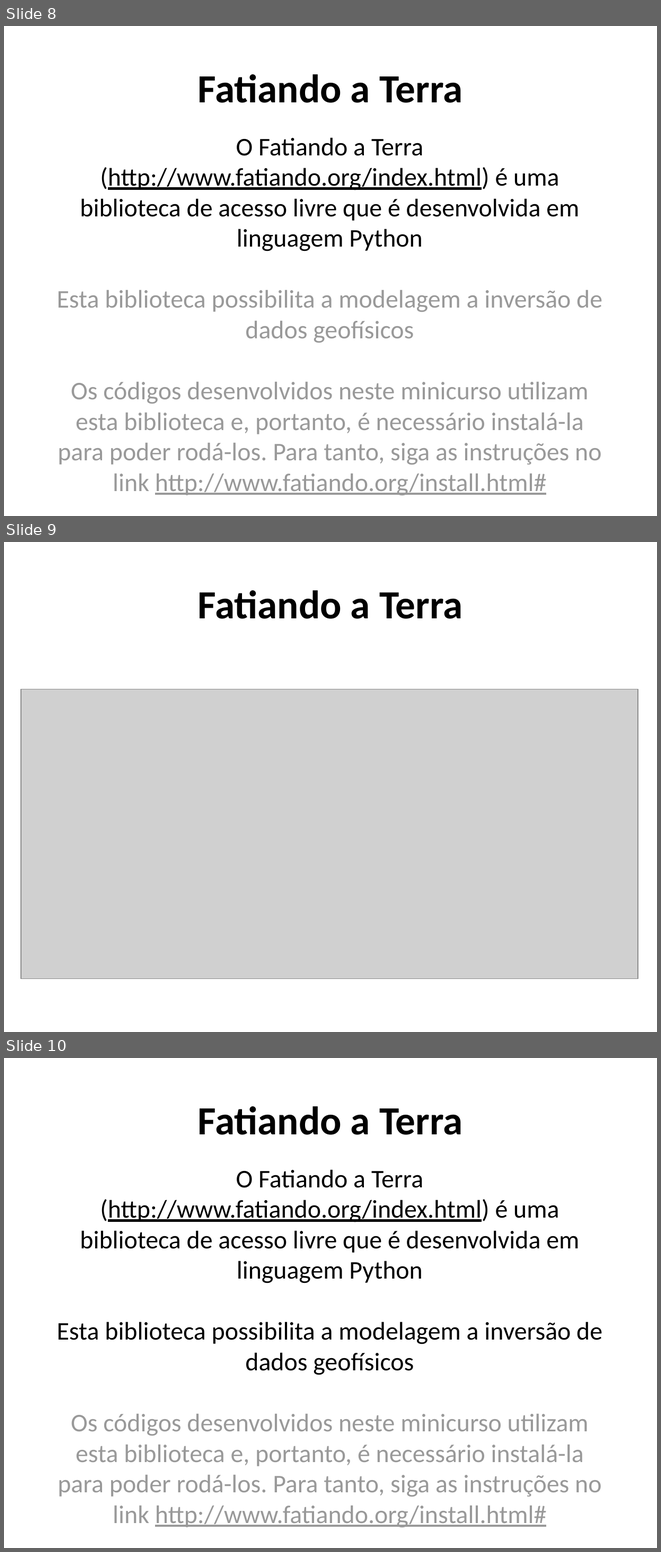
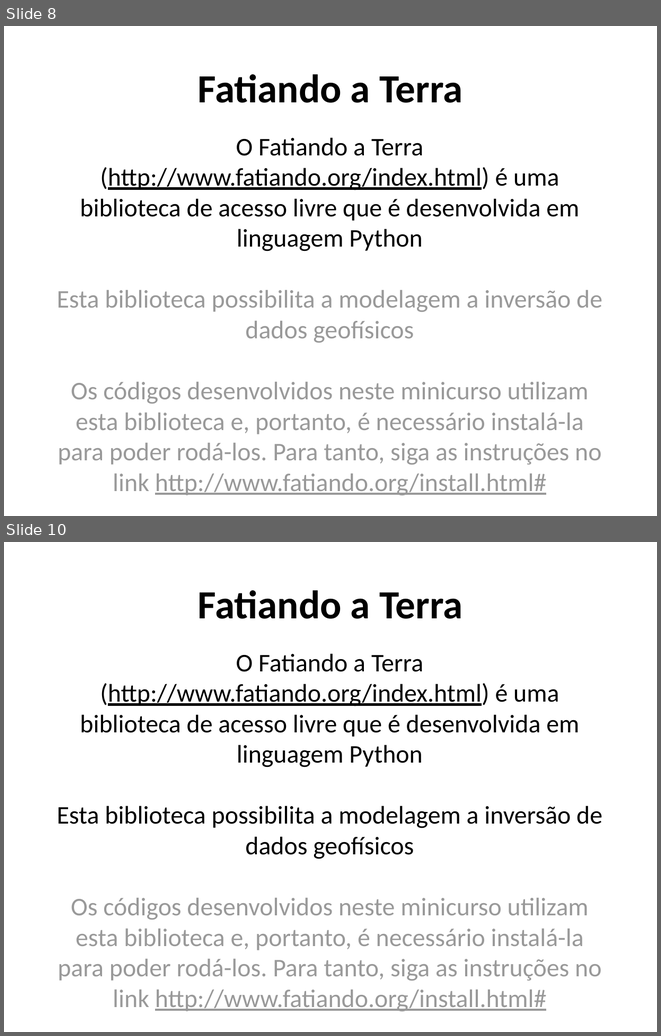
Before and after one commit to pinga-lab/CE-VII-SimBGf-2016, a slide deck: slides/1_apresentacao.pptx. Shown one above the other, each under a label of ours: slides 8, 9 and 10 before the commit, slides 8 and 10 after it; the slides between them are not shown. The pictures are 661x1552 and 661x1036 pixels, drawn with LibreOffice and Linux fonts; fonts in the diff are those of the drawing; grey boxes stand for pictures. Boxes give left, top, right and bottom in pixels: in the first picture for what was removed or moved away, otherwise in the second. Text is boxed around its words. In the diff, an @@ line names an element or a change of style, - is before the commit and + after.

```diff
--- a/slides/1_apresentacao.pptx
+++ b/slides/1_apresentacao.pptx
@@ slide 9 removed at box(4, 542, 657, 1032), background #FFFFFF @@
@@ title removed at box(198, 590, 463, 619) @@
-Fatiando a Terra
@@ picture removed at box(21, 689, 638, 978) @@
```
Also in this commit, not shown: 1 slide added, 2 other files.
